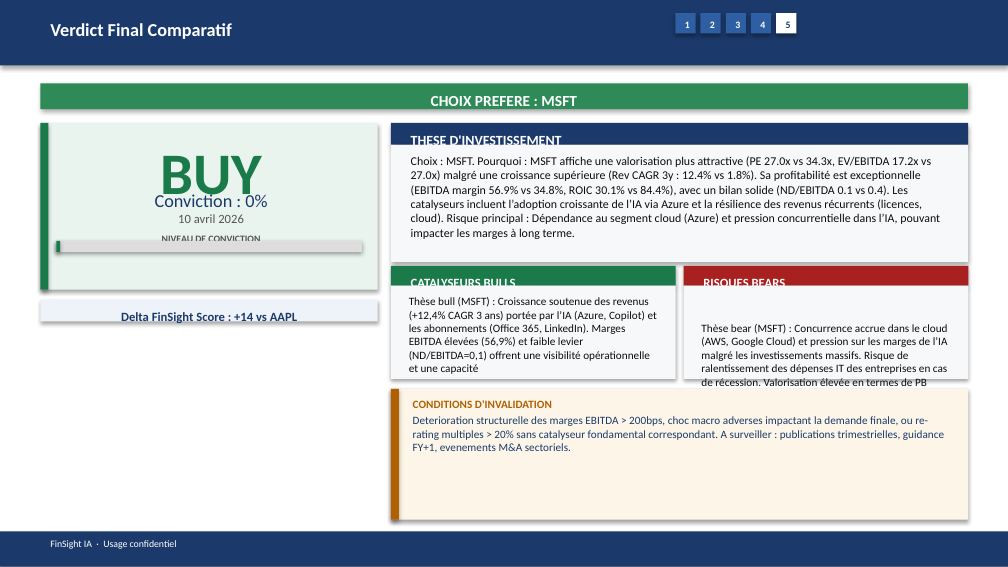
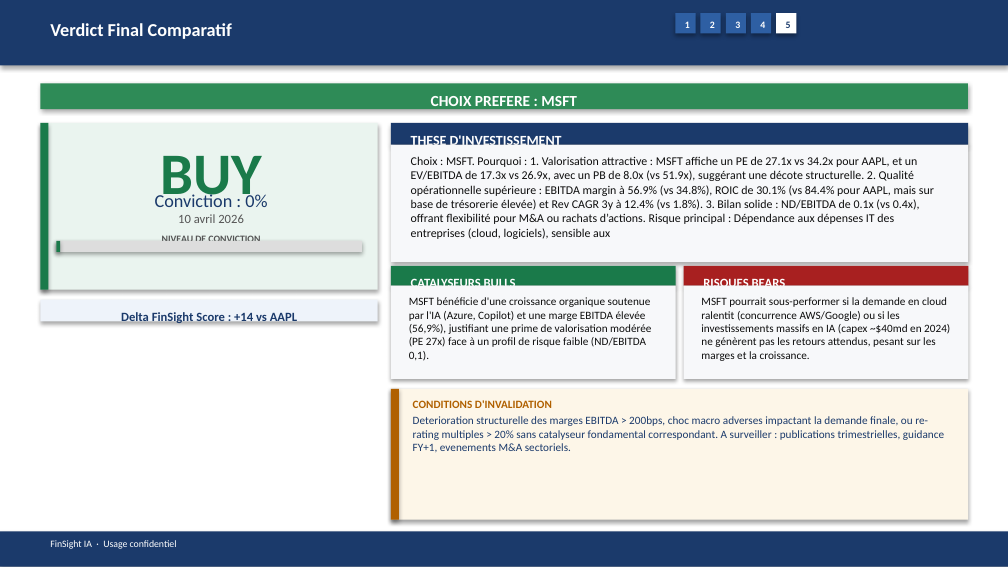
Before and after one commit to baptistejeh07-art/finsight-ia, a slide deck: slide 21 of preview/AAPL_vs_MSFT/AAPL_vs_MSFT_comparison.pptx. Drawn at 1008x567 pixels with LibreOffice and Linux fonts; fonts in the diff are those of the drawing. Boxes give left, top, right and bottom in pixels: in the first picture for what was removed or moved away, otherwise in the second. Text is boxed around its words. In the diff, an @@ line names an element or a change of style, - is before the commit and + after.

Commit message:
chore(preview): comparatif AAPL_vs_MSFT outputs

```diff
--- a/preview/AAPL_vs_MSFT/AAPL_vs_MSFT_comparison.pptx
+++ b/preview/AAPL_vs_MSFT/AAPL_vs_MSFT_comparison.pptx
@@ text at (411,156,934,239): text changed @@
-Choix : MSFT. Pourquoi : MSFT affiche une valorisation plus attractive (PE 27.0x vs 34.3x, EV/EBITDA 17.2x vs 27.0x) malgré une croissance supérieure (Rev CAGR 3y : 12.4% vs 1.8%). Sa profitabilité est exceptionnelle (EBITDA margin 56.9% vs 34.8%, ROIC 30.1% vs 84.4%), avec un bilan solide (ND/EBITDA 0.1 vs 0.4). Les catalyseurs incluent l’adoption croissante de l’IA via Azure et la résilience des revenus récurrents (licences, cloud). Risque principal : Dépendance au segment cloud (Azure) et pression concurrentielle dans l’IA, pouvant impacter les marges à long terme.
+Choix : MSFT. Pourquoi : 1. Valorisation attractive : MSFT affiche un PE de 27.1x vs 34.2x pour AAPL, et un EV/EBITDA de 17.3x vs 26.9x, avec un PB de 8.0x (vs 51.9x), suggérant une décote structurelle. 2. Qualité opérationnelle supérieure : EBITDA margin à 56.9% (vs 34.8%), ROIC de 30.1% (vs 84.4% pour AAPL, mais sur base de trésorerie élevée) et Rev CAGR 3y à 12.4% (vs 1.8%). 3. Bilan solide : ND/EBITDA de 0.1x (vs 0.4x), offrant flexibilité pour M&A ou rachats d’actions. Risque principal : Dépendance aux dépenses IT des entreprises (cloud, logiciels), sensible aux
@@ text at (409,297,651,361): text changed @@
-Thèse bull (MSFT) : Croissance soutenue des revenus (+12,4% CAGR 3 ans) portée par l’IA (Azure, Copilot) et les abonnements (Office 365, LinkedIn). Marges EBITDA élevées (56,9%) et faible levier (ND/EBITDA=0,1) offrent une visibilité opérationnelle et une capacité
+MSFT bénéficie d'une croissance organique soutenue par l'IA (Azure, Copilot) et une marge EBITDA élevée (56,9%), justifiant une prime de valorisation modérée (PE 27x) face à un profil de risque faible (ND/EBITDA 0,1).
@@ text at (701,297,950,361): text changed @@
-Thèse bear (MSFT) : Concurrence accrue dans le cloud (AWS, Google Cloud) et pression sur les marges de l’IA malgré les investissements massifs. Risque de ralentissement des dépenses IT des entreprises en cas de récession. Valorisation élevée en termes de PB (8,0x) malgré
+MSFT pourrait sous-performer si la demande en cloud ralentit (concurrence AWS/Google) ou si les investissements massifs en IA (capex ~$40md en 2024) ne génèrent pas les retours attendus, pesant sur les marges et la croissance.
```
Also in this commit, not shown: 12 other slides changed, 2 other files.
